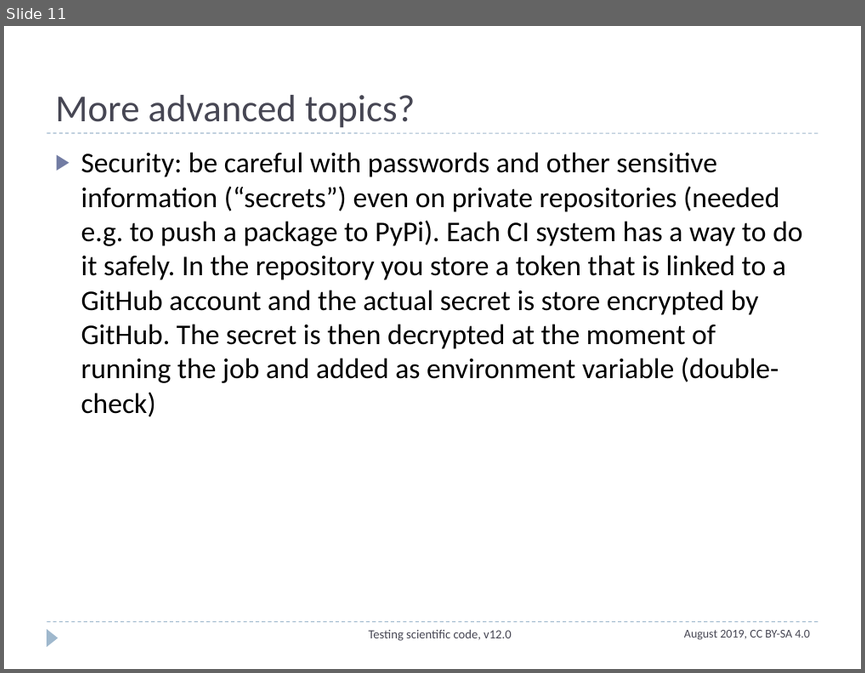
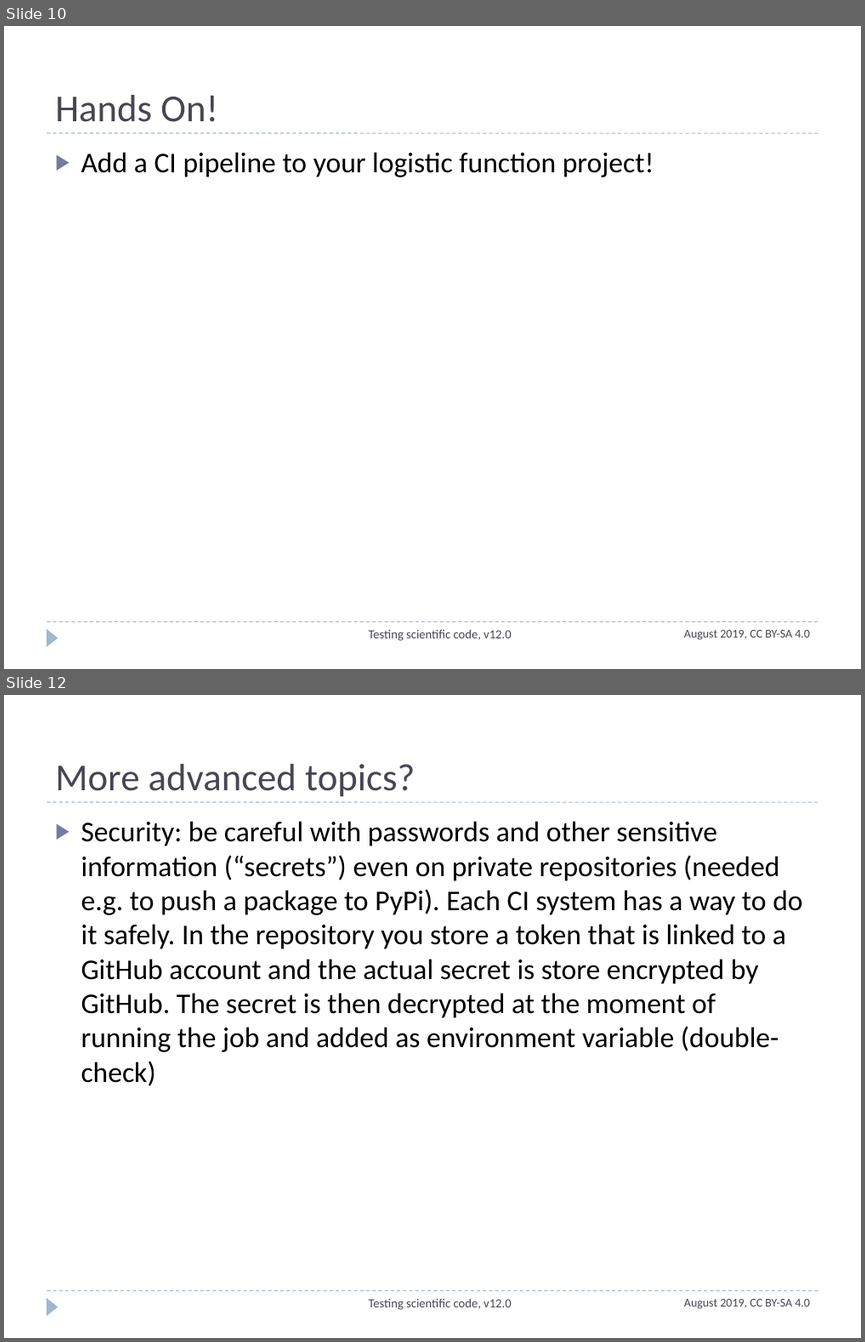
Before and after one commit to ASPP/testing_debugging_profiling, a slide deck: continuous_integration.pptx. Shown one above the other, each under a label of ours: slide 11 before the commit, slides 10 and 12 after it; the slides between them are not shown. The pictures are 865x673 and 865x1342 pixels, drawn with LibreOffice and Linux fonts; fonts in the diff are those of the drawing. Boxes give left, top, right and bottom in pixels: in the first picture for what was removed or moved away, otherwise in the second. Text is boxed around its words. In the diff, an @@ line names an element or a change of style, - is before the commit and + after.

Commit message:
added made slides for testing added pretty things to ci. Also excersizes

```diff
--- a/continuous_integration.pptx
+++ b/continuous_integration.pptx
@@ slide 10 added at [4,26,861,669], background #FFFFFF; not listed: 3 template elements that a slide beside it also shows @@
@@ title added at [55,95,218,122], 32 pt, text #464653 @@
+Hands On!
@@ text added at [81,152,654,177], 24 pt, text #000000 @@
+▶ Add a CI pipeline to your logistic function project!
@@ text added at [369,630,511,641], 10.5 pt, text #464653 @@
+Testing scientific code, v12.0
@@ text added at [684,630,810,640], 10 pt, text #464653 @@
+August 2019, CC BY-SA 4.0
@@ what was slide 11 is now slide 12 @@
```
Also in this commit, not shown: 6 slides changed, 1 other slide added, 1 slide removed, 8 other files.
